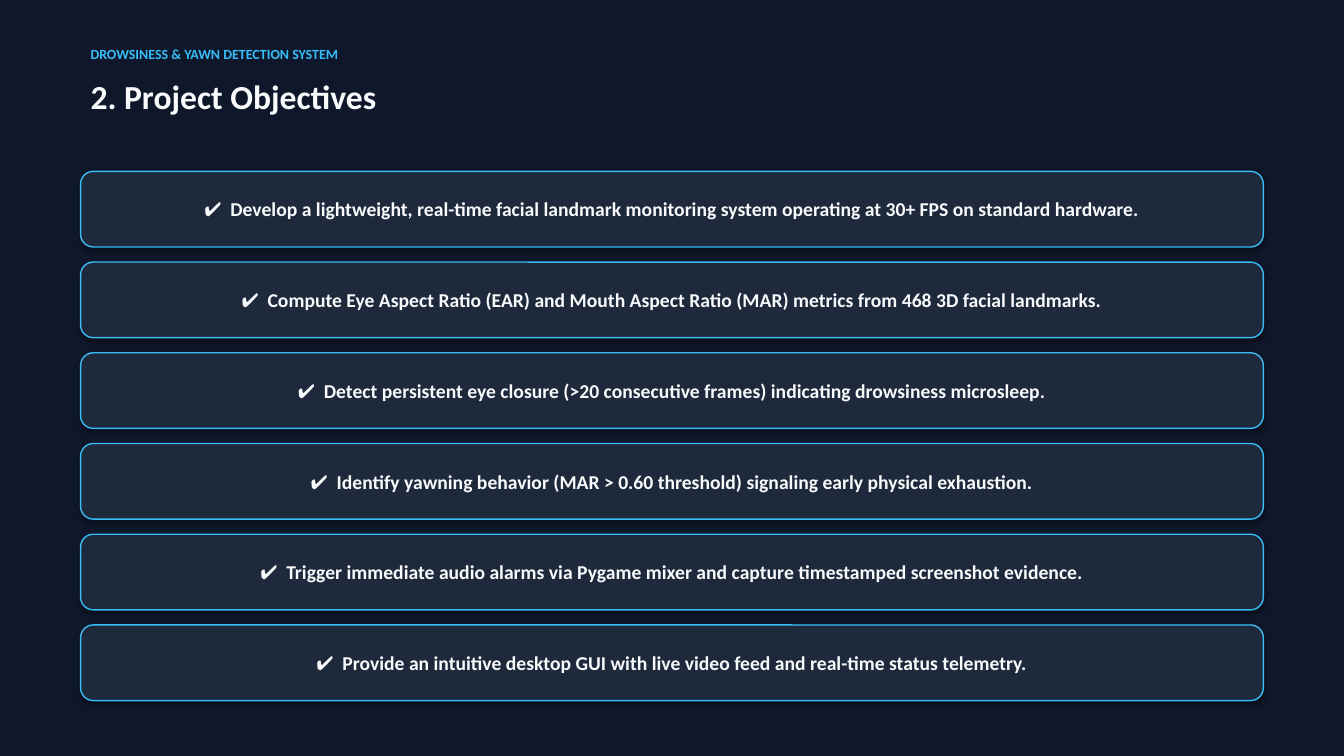
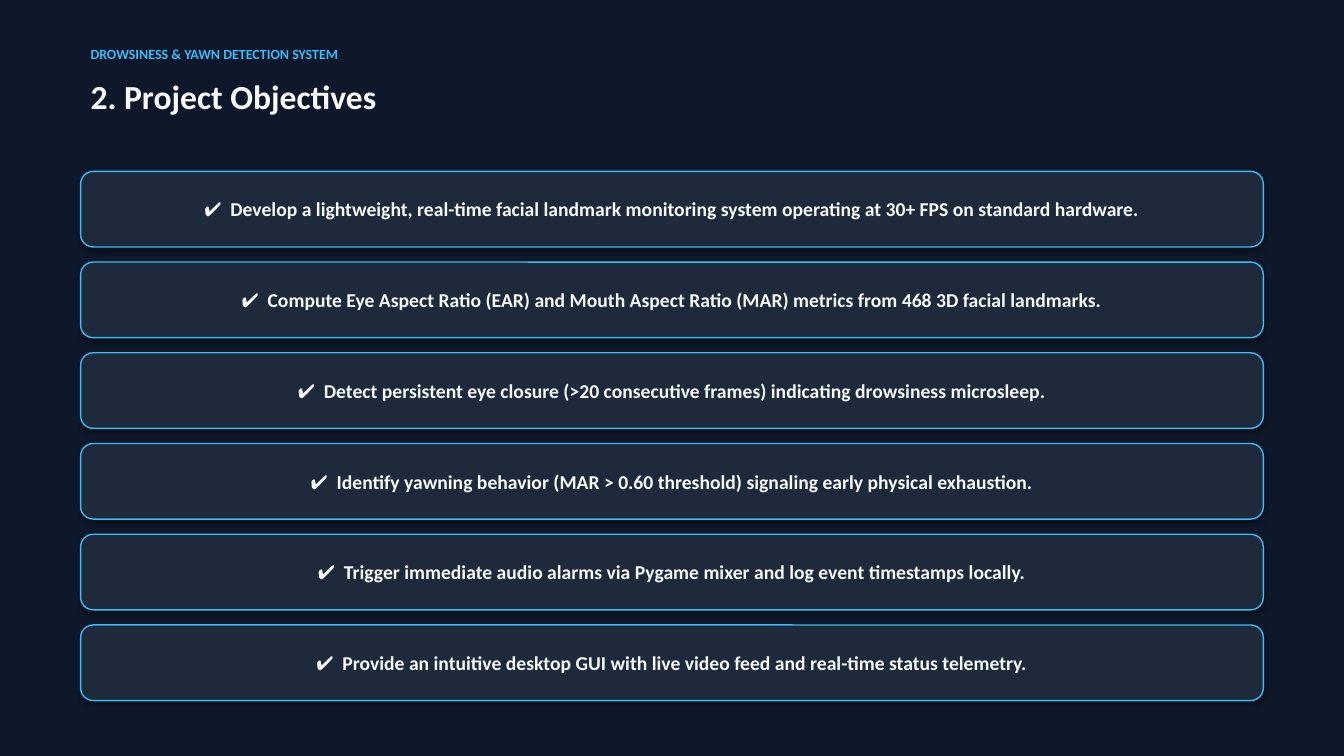
Before and after one commit to shreenidhiumashankar/Drowsiness-Detection, a slide deck: slide 3 of presentation/Drowsiness_Detection_Presentation.pptx. Drawn at 1344x756 pixels with LibreOffice and Linux fonts; fonts in the diff are those of the drawing. Boxes give left, top, right and bottom in pixels: in the first picture for what was removed or moved away, otherwise in the second. Text is boxed around its words. In the diff, an @@ line names an element or a change of style, - is before the commit and + after.

```diff
--- a/presentation/Drowsiness_Detection_Presentation.pptx
+++ b/presentation/Drowsiness_Detection_Presentation.pptx
@@ text in rounded rectangle at (x1=344, y1=565, x2=1025, y2=583): text changed @@
-✔ Trigger immediate audio alarms via Pygame mixer and capture timestamped screenshot evidence.
+✔ Trigger immediate audio alarms via Pygame mixer and log event timestamps locally.
```
Also in this commit, not shown: 1 slide added, 1 slide removed.
